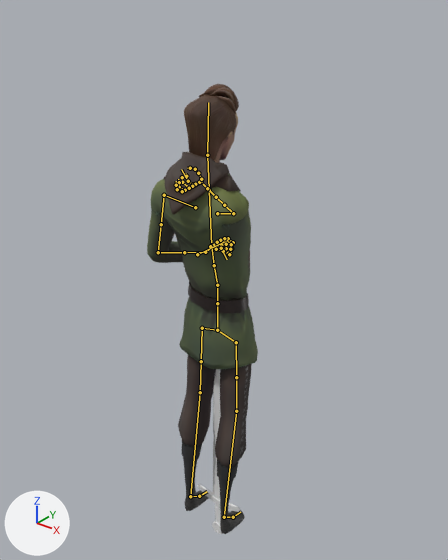
The Blender file Mhmd/Blender/Character/3rd Person/Sword_3rdPerson.blend as it was, and as the next commit left it.
The view is the same before and after, from a 50 mm lens placed at (1.29, -1.58, 2.11), pointed at (-0.09, 0.15, 1.04). Arrows for +X, +Y and +Z are at lower left; the lights stay in place. Both versions are drawn at frame 0 of the action 'Hit'; the numbers are the values there. The bones that bend it are drawn over the model as lines.

The first picture shows 'mc_body.001', 'mc_clothing.003', 'mc_clothing.004', 'sword'.
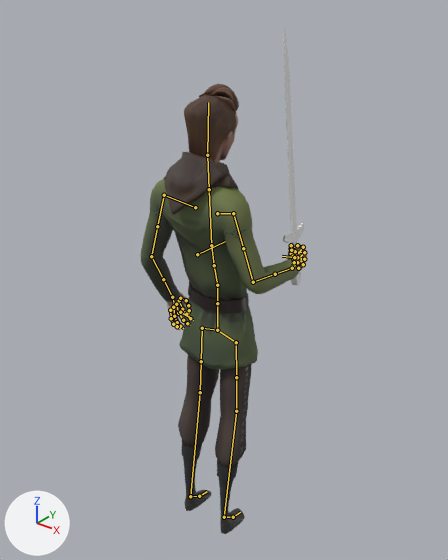
Changed parts and their boxes [x1, y1, x2, y2] in the pictures (448 x 560 px):
'mc_clothing.003', posed (42% wider): before [147, 152, 258, 369]; after [141, 152, 299, 369]
'mc_body.001', posed: before [184, 84, 239, 163]; after [166, 84, 307, 330]
'sword', posed (49% narrower, 55% taller): before [197, 369, 241, 534]; after [283, 29, 305, 285]

The change, as a list of edits to the scene's bpy script:
```text
Change bone_ctrl_ikpole_arm_r_001:
    where bone_ctrl_ikpole_arm_r_001 = bpy.data.objects['char_rig'].pose.bones['CTRL_IkPole_ARM.R.001']  # child of 'CTRL_Global'
    bone_ctrl_ikpole_arm_r_001.location: (0.091, 0.014, 0.054) -> (0.167, 0.272, -0.007)
Change bone_ctrl_ik_hand_l_001:
    where bone_ctrl_ik_hand_l_001 = bpy.data.objects['char_rig'].pose.bones['CTRL_IK_Hand.L.001']
    bone_ctrl_ik_hand_l_001.location: (-0.403, -0.206, -0.185) -> (-0.475, -0.179, 0.024)
    bone_ctrl_ik_hand_l_001.rotation_quaternion: (0.77, -0.638, 0.016, -0.015) -> (0.908, 0.063, -0.064, 0.408)  # degrees (-79, 0, -3) -> degrees (4, -10, 48)
Change bone_ctrl_ik_hand_r_001:
    where bone_ctrl_ik_hand_r_001 = bpy.data.objects['char_rig'].pose.bones['CTRL_IK_Hand.R.001']
    bone_ctrl_ik_hand_r_001.location: (0.614, -0.799, -0.662) -> (0.38, -0.216, -0.22)
    bone_ctrl_ik_hand_r_001.rotation_quaternion: (0.516, 0.077, 0.172, -0.835) -> (0.721, -0.507, 0.336, -0.332)  # degrees (-13, 18, -119) -> degrees (-75, 9, -56)
Change bone_ctrl_fk_index_l_002:
    where bone_ctrl_fk_index_l_002 = bpy.data.objects['char_rig'].pose.bones['CTRL_FK_Index.L.002']  # child of 'CTRL_FK_Index.L.001'
    bone_ctrl_fk_index_l_002.rotation_quaternion: (0.9, -0.435, 0.0, 0.0) -> (0.994, -0.113, 0.0, 0.0)  # degrees (-52, 0, 0) -> degrees (-13, 0, 0)
Change bone_ctrl_fk_index_l_003:
    where bone_ctrl_fk_index_l_003 = bpy.data.objects['char_rig'].pose.bones['CTRL_FK_Index.L.003']  # child of 'CTRL_FK_Index.L.002'
    bone_ctrl_fk_index_l_003.rotation_quaternion: (0.88, -0.475, 0.0, 0.0) -> (0.994, -0.113, 0.0, 0.0)  # degrees (-57, 0, 0) -> degrees (-13, 0, 0)
Change bone_ctrl_fk_middle_l_002:
    where bone_ctrl_fk_middle_l_002 = bpy.data.objects['char_rig'].pose.bones['CTRL_FK_Middle.L.002']  # child of 'CTRL_FK_Middle.L.001'
    bone_ctrl_fk_middle_l_002.rotation_quaternion: (0.9, -0.435, 0.0, 0.0) -> (0.984, -0.18, 0.0, 0.0)  # degrees (-52, 0, 0) -> degrees (-21, 0, 0)
Change bone_ctrl_fk_middle_l_003:
    where bone_ctrl_fk_middle_l_003 = bpy.data.objects['char_rig'].pose.bones['CTRL_FK_Middle.L.003']  # child of 'CTRL_FK_Middle.L.002'
    bone_ctrl_fk_middle_l_003.rotation_quaternion: (0.88, -0.475, 0.0, 0.0) -> (0.984, -0.18, 0.0, 0.0)  # degrees (-57, 0, 0) -> degrees (-21, 0, 0)
Change bone_ctrl_fk_ring_l_002:
    where bone_ctrl_fk_ring_l_002 = bpy.data.objects['char_rig'].pose.bones['CTRL_FK_Ring.L.002']  # child of 'CTRL_FK_Ring.L.001'
    bone_ctrl_fk_ring_l_002.rotation_quaternion: (0.9, -0.435, 0.0, 0.0) -> (0.988, -0.155, 0.0, 0.0)  # degrees (-52, 0, 0) -> degrees (-18, 0, 0)
Change bone_ctrl_fk_ring_l_003:
    where bone_ctrl_fk_ring_l_003 = bpy.data.objects['char_rig'].pose.bones['CTRL_FK_Ring.L.003']  # child of 'CTRL_FK_Ring.L.002'
    bone_ctrl_fk_ring_l_003.rotation_quaternion: (0.902, -0.432, 0.0, 0.0) -> (0.988, -0.155, 0.0, 0.0)  # degrees (-51, 0, 0) -> degrees (-18, 0, 0)
Change bone_ctrl_fk_thumb_l_001:
    where bone_ctrl_fk_thumb_l_001 = bpy.data.objects['char_rig'].pose.bones['CTRL_FK_Thumb.L.001']  # child of 'DEF_Hand.L.001'
    bone_ctrl_fk_thumb_l_001.rotation_quaternion: (0.994, 0.0, 0.0, -0.108) -> (0.986, -0.076, -0.012, 0.151)  # degrees (0, 0, -12) -> degrees (-9, 0, 17)
Change bone_ctrl_fk_pinky_l_002:
    where bone_ctrl_fk_pinky_l_002 = bpy.data.objects['char_rig'].pose.bones['CTRL_FK_Pinky.L.002']  # child of 'CTRL_FK_Pinky.L.001'
    bone_ctrl_fk_pinky_l_002.rotation_quaternion: (0.9, -0.435, 0.0, 0.0) -> (0.97, -0.244, 0.0, 0.0)  # degrees (-52, 0, 0) -> degrees (-28, 0, 0)
Change bone_ctrl_fk_pinky_l_003:
    where bone_ctrl_fk_pinky_l_003 = bpy.data.objects['char_rig'].pose.bones['CTRL_FK_Pinky.L.003']  # child of 'CTRL_FK_Pinky.L.002'
    bone_ctrl_fk_pinky_l_003.rotation_quaternion: (0.88, -0.475, 0.0, 0.0) -> (0.97, -0.244, 0.0, 0.0)  # degrees (-57, 0, 0) -> degrees (-28, 0, 0)
Change bone_ctrl_fk_index_r_002:
    where bone_ctrl_fk_index_r_002 = bpy.data.objects['char_rig'].pose.bones['CTRL_FK_Index.R.002']  # child of 'CTRL_FK_Index.R.001'
    bone_ctrl_fk_index_r_002.rotation_quaternion: (0.954, -0.3, 0.0, 0.0) -> (0.864, -0.503, 0.0, 0.0)  # degrees (-35, 0, 0) -> degrees (-60, 0, 0)
Change bone_ctrl_fk_middle_r_002:
    where bone_ctrl_fk_middle_r_002 = bpy.data.objects['char_rig'].pose.bones['CTRL_FK_Middle.R.002']  # child of 'CTRL_FK_Middle.R.001'
    bone_ctrl_fk_middle_r_002.rotation_quaternion: (0.94, -0.342, 0.0, 0.0) -> (0.775, -0.632, 0.0, 0.0)  # degrees (-40, 0, 0) -> degrees (-78, 0, 0)
Change bone_ctrl_fk_ring_r_002:
    where bone_ctrl_fk_ring_r_002 = bpy.data.objects['char_rig'].pose.bones['CTRL_FK_Ring.R.002']  # child of 'CTRL_FK_Ring.R.001'
    bone_ctrl_fk_ring_r_002.rotation_quaternion: (0.954, -0.3, 0.0, 0.0) -> (0.798, -0.603, 0.0, 0.0)  # degrees (-35, 0, 0) -> degrees (-74, 0, 0)
Change bone_ctrl_fk_thumb_r_001:
    where bone_ctrl_fk_thumb_r_001 = bpy.data.objects['char_rig'].pose.bones['CTRL_FK_Thumb.R.001']  # child of 'DEF_Hand.R.001'
    bone_ctrl_fk_thumb_r_001.rotation_quaternion: (0.964, -0.188, -0.036, 0.183) -> (0.98, -0.175, -0.08, -0.051)  # degrees (-22, 0, 22) -> degrees (-20, -10, -4)
Change bone_ctrl_fk_pinky_r_002:
    where bone_ctrl_fk_pinky_r_002 = bpy.data.objects['char_rig'].pose.bones['CTRL_FK_Pinky.R.002']  # child of 'CTRL_FK_Pinky.R.001'
    bone_ctrl_fk_pinky_r_002.rotation_quaternion: (0.954, -0.3, 0.0, 0.0) -> (0.761, -0.648, 0.0, 0.0)  # degrees (-35, 0, 0) -> degrees (-81, 0, 0)
```
